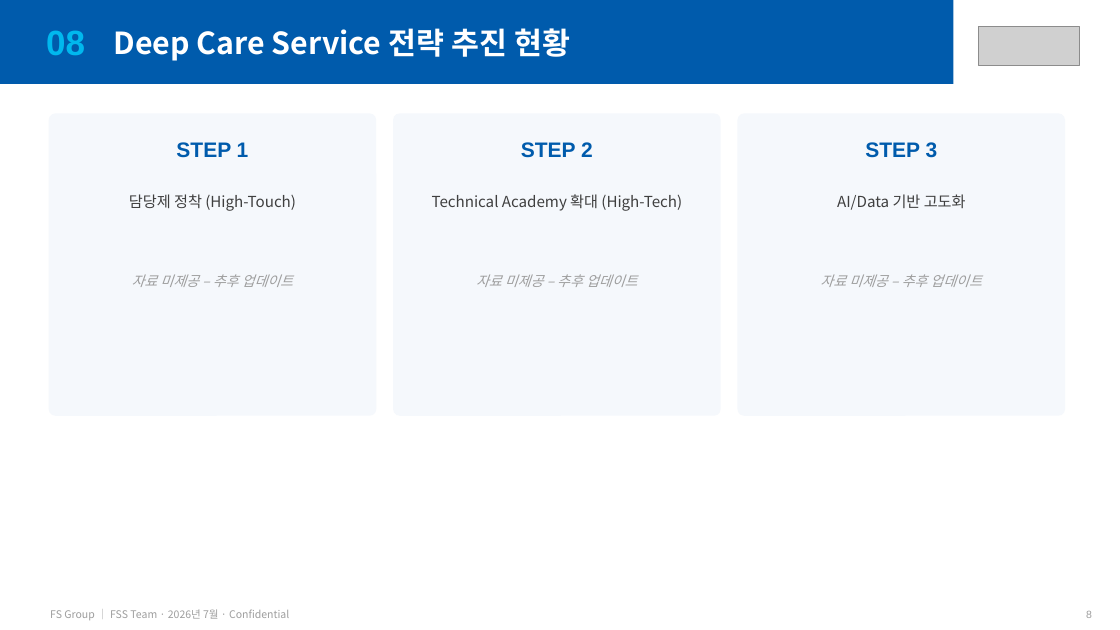
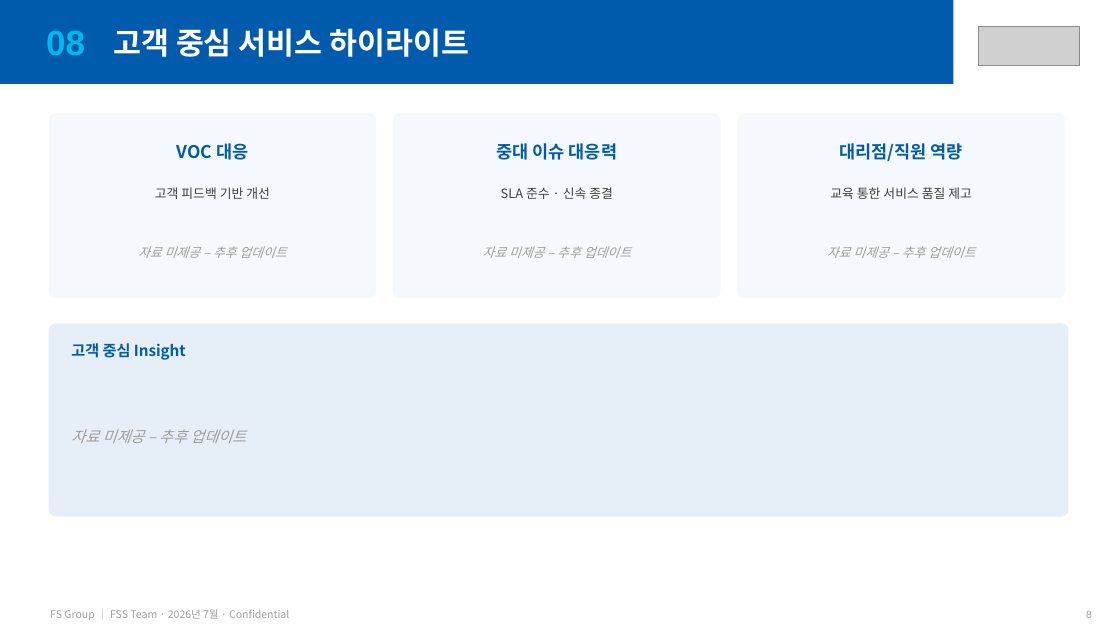
Before and after one commit to balhm12/Sysmex-schedule, a slide deck: slide 8 of reports/FSG_월간서비스보고_202607/FSG_월간서비스보고_202607.pptx. Drawn at 1120x630 pixels with LibreOffice and Linux fonts; fonts in the diff are those of the drawing; grey boxes stand for pictures. Boxes give left, top, right and bottom in pixels: in the first picture for what was removed or moved away, otherwise in the second. Text is boxed around its words. In the diff, an @@ line names an element or a change of style, - is before the commit and + after.

```diff
--- a/reports/FSG_월간서비스보고_202607/FSG_월간서비스보고_202607.pptx
+++ b/reports/FSG_월간서비스보고_202607/FSG_월간서비스보고_202607.pptx
@@ text at bbox=[113, 28, 469, 57]: text changed @@
-Deep Care Service 전략 추진 현황
+고객 중심 서비스 하이라이트
@@ rounded rectangle: place and size @@
-rounded rectangle at bbox=[49, 113, 376, 416]
+rounded rectangle at bbox=[49, 113, 376, 298]
@@ rounded rectangle: place and size @@
-rounded rectangle at bbox=[393, 113, 721, 416]
+rounded rectangle at bbox=[393, 113, 721, 298]
@@ proportions changed in 3 elements at bbox=[49, 113, 376, 298], bbox=[393, 113, 721, 298], bbox=[738, 113, 1065, 298] @@
@@ rounded rectangle: place and size @@
-rounded rectangle at bbox=[738, 113, 1065, 416]
+rounded rectangle at bbox=[738, 113, 1065, 298]
@@ text removed at bbox=[176, 142, 249, 158] @@
-STEP 1
@@ text added at bbox=[177, 143, 248, 160], 15 pt, text #005BAC, bold @@
+VOC 대응
@@ text added at bbox=[497, 143, 617, 160], 15 pt, text #005BAC, bold @@
+중대 이슈 대응력
@@ text removed at bbox=[521, 142, 593, 158] @@
-STEP 2
@@ text added at bbox=[840, 143, 963, 162], 15 pt, text #005BAC, bold @@
+대리점/직원 역량
@@ text removed at bbox=[865, 142, 938, 158] @@
-STEP 3
@@ text removed at bbox=[129, 194, 296, 211] @@
-담당제 정착 (High-Touch)
@@ text added at bbox=[155, 187, 270, 199], 11 pt, text #3F3F3F @@
+고객 피드백 기반 개선
@@ text removed at bbox=[432, 194, 682, 211] @@
-Technical Academy 확대 (High-Tech)
@@ text added at bbox=[501, 187, 613, 199], 11 pt, text #3F3F3F @@
+SLA 준수 · 신속 종결
@@ text added at bbox=[830, 187, 972, 199], 11 pt, text #3F3F3F @@
+교육 통한 서비스 품질 제고
@@ text removed at bbox=[837, 194, 966, 210] @@
-AI/Data 기반 고도화
@@ text "자료 미제공 – 추후 업데이트": place and size @@
-text "자료 미제공 – 추후 업데이트" at bbox=[132, 274, 293, 287]
+text "자료 미제공 – 추후 업데이트" at bbox=[138, 246, 286, 258]
@@ size 12 to 11 pt in 3 elements at bbox=[827, 246, 975, 258], bbox=[138, 246, 286, 258], bbox=[482, 246, 631, 258] @@
@@ text "자료 미제공 – 추후 업데이트": place and size @@
-text "자료 미제공 – 추후 업데이트" at bbox=[476, 274, 637, 287]
+text "자료 미제공 – 추후 업데이트" at bbox=[482, 246, 631, 258]
@@ text "자료 미제공 – 추후 업데이트": place and size @@
-text "자료 미제공 – 추후 업데이트" at bbox=[820, 274, 981, 287]
+text "자료 미제공 – 추후 업데이트" at bbox=[827, 246, 975, 258]
@@ rounded rectangle added at bbox=[49, 323, 1069, 517], fill #E6EEF7 @@
@@ text added at bbox=[71, 343, 186, 360], 13 pt, text #005BAC, bold @@
+고객 중심 Insight
@@ text added at bbox=[71, 429, 246, 443], 13 pt, text #9E9E9E, italic @@
+자료 미제공 – 추후 업데이트
```
Also in this commit, not shown: 6 other slides changed, 1 slide added, 1 slide removed, 1 other file.
